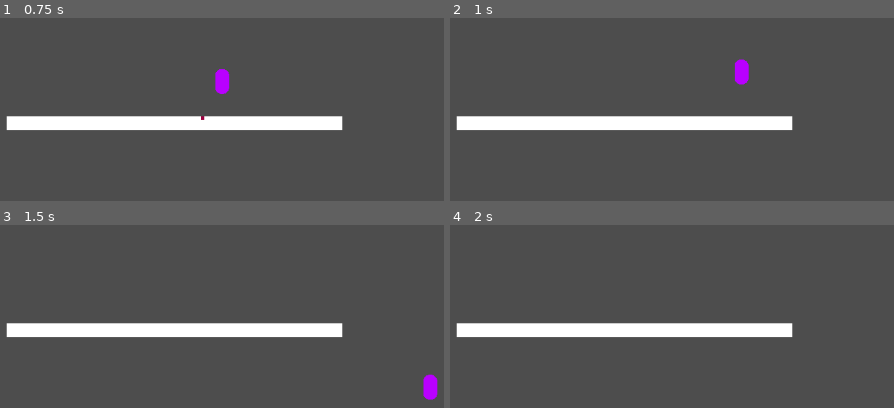
Above: before the commit, frames 1-4 (two rows, left to right).
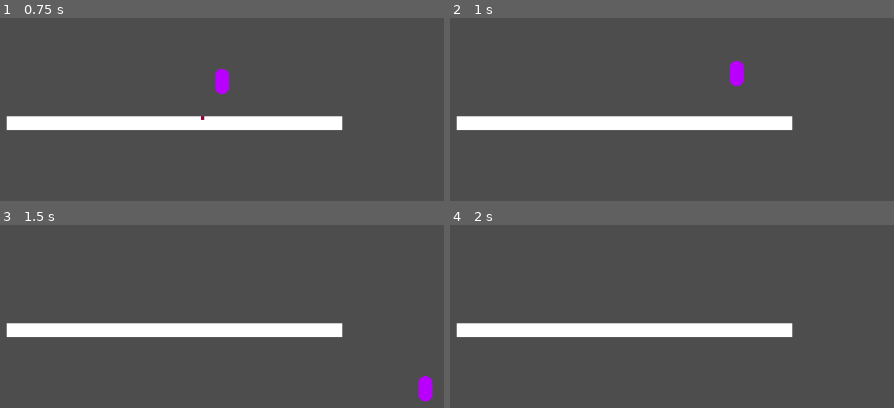
Above: after the commit, the same moments.

Repository: PlantvZombie/Game
Game: Godot game, scene res://test.tscn
Same seed, same stepped clock (60 frames per second), same inputs: the game is played once before the commit and once after it. The project has no main scene, so this scene is started directly.
Inputs:
- Up to frame 1 (0.75 s): hold D (right) from 0.53 s (still down); tap Space (space) at 0.6 s
- Up to frame 2 (1 s): keep holding D (right); tap W (up) at 0.77, 0.8 s
- Up to frame 3 (1.5 s): keep holding D (right); tap W (up) at 1.07, 1.35 s
- Up to frame 4 (2 s): keep holding D (right); tap W (up) at 1.52, 1.82 s; tap Space (space) at 1.55 s

Frame 1 is identical in both runs. In frame 2, 0.3% of the frame differs, in the area x 63-68%, y 22-38%; in frame 3, 0.4%, in the area x 94-99%, y 81-97%; in frame 4, nothing differs.
Error after the commit: Invalid access to property or key 'x' on a base object of type 'Node2D (grappling_hook_target.gd)'. (res://character.gd:24)

Commit message:
distance calc

Diff:
--- a/character.gd
+++ b/character.gd
@@ -18,8 +18,12 @@
 	if  is_on_floor() and (Input.is_action_just_pressed("up") or Input.is_action_just_pressed("space")):
 		velocity.y = JUMP_VELOCITY
 	if grappleTargets.size() > 0 and not is_on_floor() and (Input.is_action_just_pressed("up") or Input.is_action_just_pressed("space")):
-			print(grappleTargets[0].position)
-			print(grappleTargets)
+
+		var grappleDistance = -1
+		for j in grappleTargets.size():
+			if sqrt((grappleTargets[j].x)^2) > grappleDistance:
+				pass
+		print(grappleTargets[0].position)
 
 	var direction = Input.get_axis("left", "right")
 	if direction:
@@ -28,3 +32,6 @@
 		velocity.x = move_toward(velocity.x, 0, 65)
 
 	move_and_slide()
+
+func distance(x0, y0, x1, y1):
+	return sqrt((x0 - x1)**2+(y0-y1)**2)
